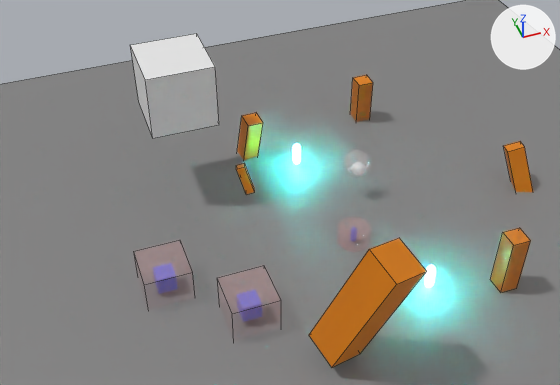
Renders of the Blender file examples/bevy_registry_export/basic/assets/basic.blend from each side of a commit.
Camera for both pictures: a 50 mm camera at (-29.0, -56.1, 61.3) aimed at (-6.8, 5.3, 4.9). Every picture has the same lights, and +X, +Y and +Z are marked at upper right. Mesh edges are drawn as thin lines on the coarser meshes.

Names of what the first picture shows: 'Container.001', 'Container.002', 'Cube', 'Ground', 'MagicTeapot.001', 'Pillar.001', 'Pillar.002', 'Pillar.003', 'Pillar.004', 'Pillar.056', 'Player'.
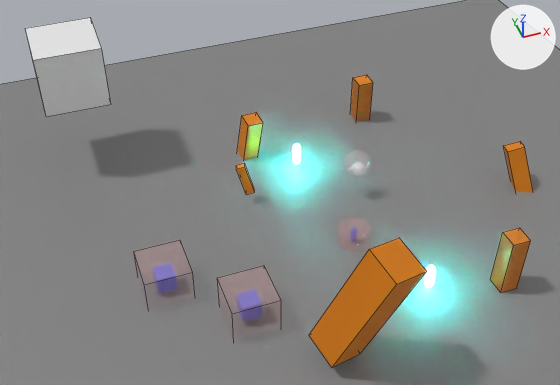
The edits, one by one:
Object 'Cube' (ob_cube) moves from (-14.97, 17.45, 13.35) to (-25.57, 26.99, 12.48).

Location of each change, [x1, y1, x2, y2] in pixels of the pictures (560 x 385 px):
'Cube', moved: before [131, 33, 219, 138]; after [26, 18, 111, 117]
